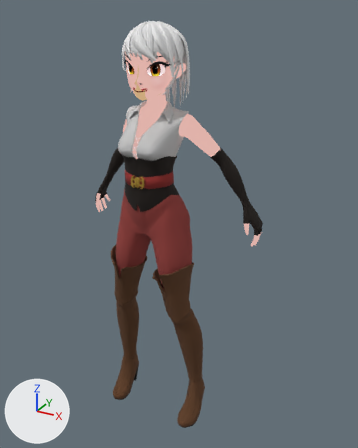
The Blender file Anime.blend as it was, and as the next commit left it.
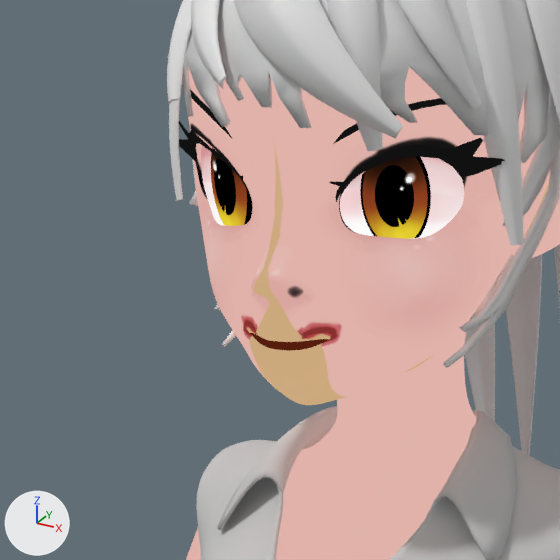
Old and new are each drawn whole from a 50 mm lens placed at (0.989, -1.623, 1.752), pointed at (0.064, 0.058, 0.911) and again close up on the part from 27% to 50% of the width and 9% to 27% of the height. Arrows for +X, +Y and +Z are at lower left; the lights stay in place.

Before the edit, the objects in view are built like this:
```python
ob_body = bpy.data.objects.new('Body', me_body)
ob_body.location = (0.0, 0.0, 0.0)
ob_eye_lashes = bpy.data.objects.new('Eye Lashes', me_plane)
ob_eye_lashes.location = (0.0291, -0.112, 1.5668)
ob_eyes = bpy.data.objects.new('Eyes', me_eyes)
ob_eyes.location = (0.0, 0.0, 0.0)
ob_hair_strand = bpy.data.objects.new('Hair Strand', cu_nurbspath)
ob_hair_strand.location = (0.0451, 0.0, 1.7014)
ob_hair_strand.rotation_euler = (2.431, 0.0, 0.0)  # degrees (139, 0, 0)
ob_hair_strand.scale = (0.487, 0.487, 0.487)
# also in view: 'Hair Strand.014' at (-0.028, 0.095, 1.525); 'Hair Base Front' at (0.0, -0.062, 1.633); 'Shirt' at (0.0, -0.047, 1.309); 'Hair Strand.007' at (0.053, -0.032, 1.613); 'Hair Strand.003' at (-0.061, -0.054, 1.644)
```
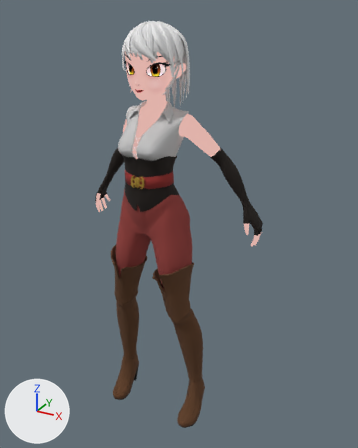
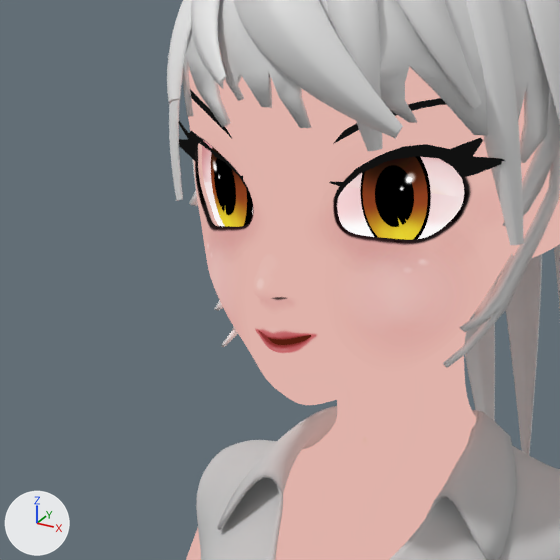
Edits to the scene script, one JSON object a line:
```json
{"block": "me_body", "where": "# used by ob_body; location = (0.0, 0.0, 0.0)"}
{"op": "remove", "block": "me_body", "code": "me_body.from_pydata(...)  # 1189 vertices, 1138 faces; spans x 0.0..0.4, y -0.17..0.17, z 0.01..1.7"}
{"op": "add", "block": "me_body", "code": "me_body.from_pydata(...)  # 1178 vertices, 1131 faces; spans x 0.0..0.4, y -0.17..0.17, z 0.01..1.7"}
{"block": "me_body", "change": "me_body part 1"}
{"block": "me_body", "change": "26 vertices are removed from x 0.0..0.05, y -0.13..-0.1, z 1.46..1.5"}
{"block": "me_body", "change": "58 faces are deleted"}
{"block": "me_body", "change": "17 vertices move from x 0.0..0.07, y -0.13..-0.08, z 1.47..1.56 to x 0.0..0.07, y -0.13..-0.08, z 1.47..1.57"}
{"block": "me_body", "change": "15 vertices are added at x 0.0..0.04, y -0.13..-0.1, z 1.46..1.49"}
{"block": "me_body", "change": "51 new faces join them"}
{"block": "me_body", "change": "me_body part 2: 622 kept faces spanning x 0.0..0.4, y -0.14..0.17, z 0.01..1.7 get new texture (UV) coordinates"}
```

Boxes [x1, y1, x2, y2] around the edits, measured in the close-ups (560 x 560 px; the box of a moved part takes in the faces that stretch with it):
```json
{"part": 1, "of": "me_body", "change": "moved or reshaped", "before": [205, 118, 478, 391], "after": [204, 117, 479, 390]}
{"part": 2, "of": "me_body", "change": "surface changed", "before": [189, 120, 549, 405], "after": [189, 120, 549, 405]}
```
